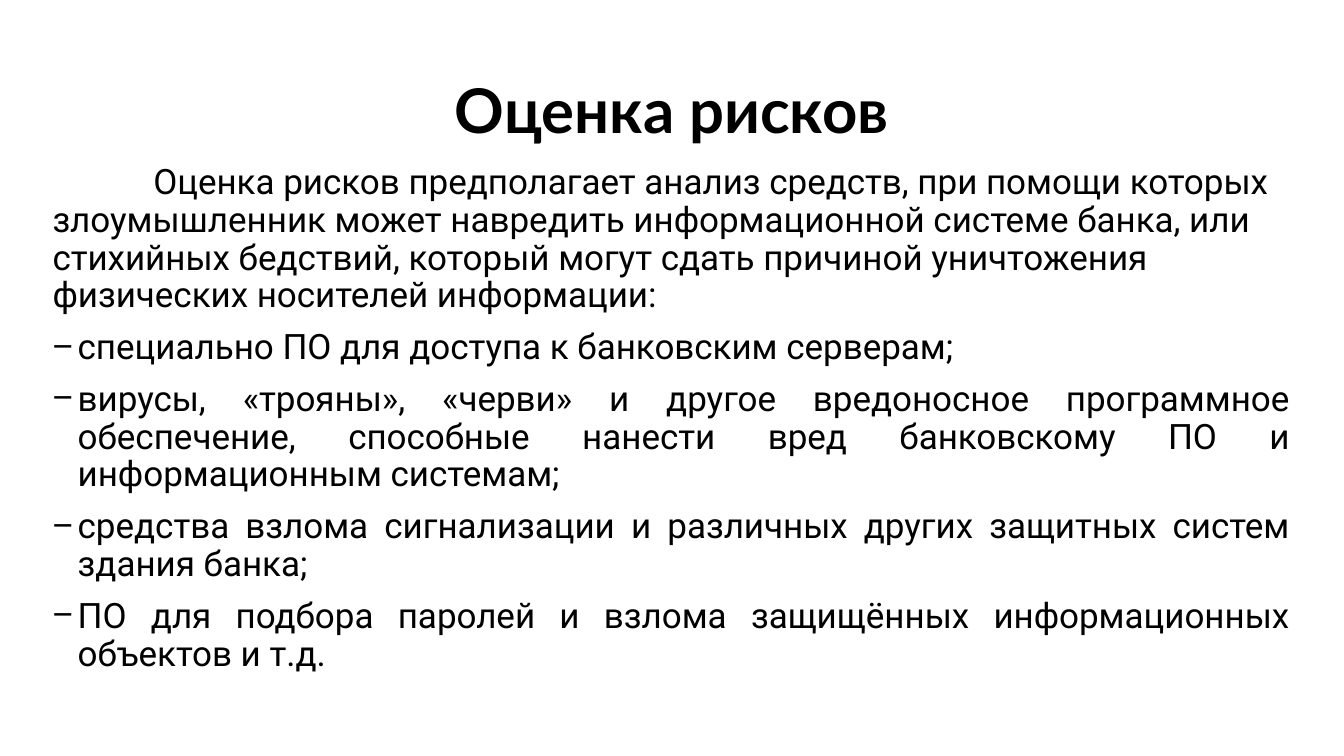
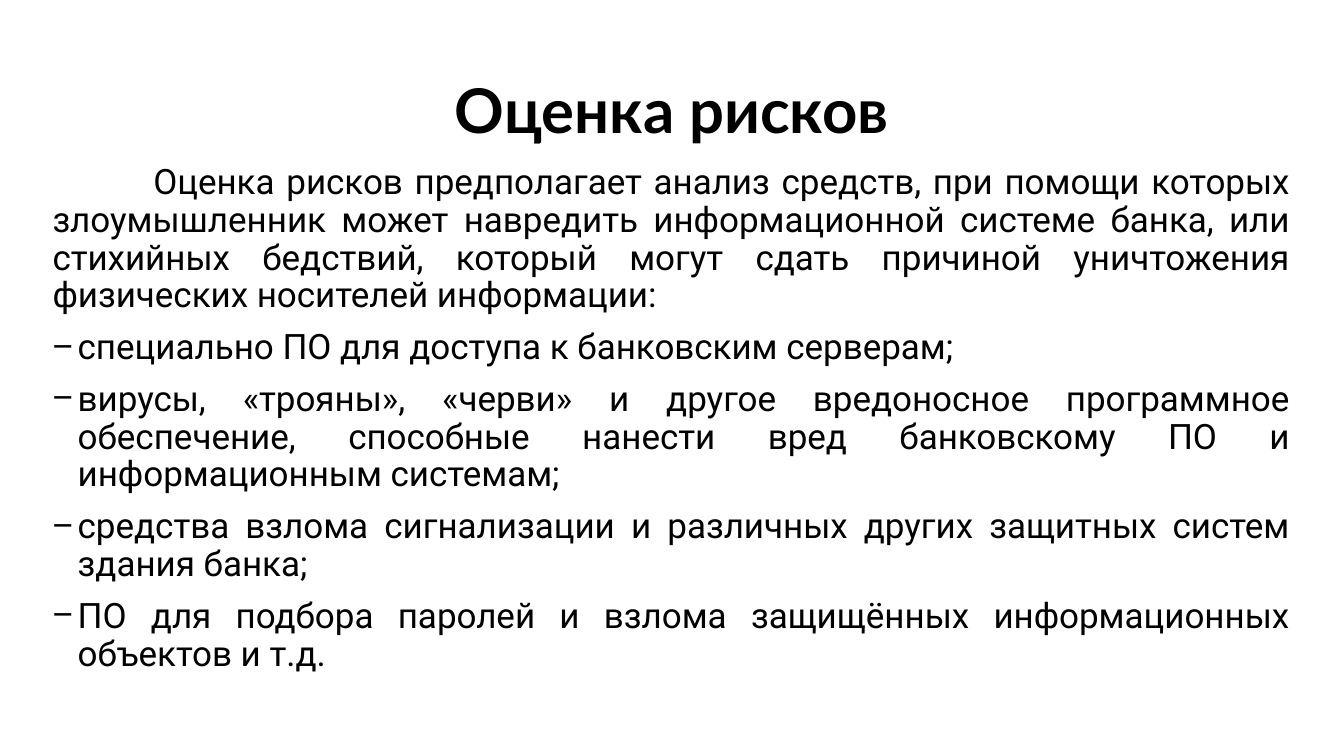
Before and after one commit to endlesslydivided/CRYPTO_3_2, a slide deck: slide 9 of Lab1/Проект политики информационной безопасности банка.pptx. Drawn at 1344x756 pixels with LibreOffice and Linux fonts; fonts in the diff are those of the drawing; background and template pictures are left out. Boxes give left, top, right and bottom in pixels: in the first picture for what was removed or moved away, otherwise in the second. Text is boxed around its words. In the diff, an @@ line names an element or a change of style, - is before the commit and + after.

```diff
--- a/Lab1/Проект политики информационной безопасности банка.pptx
+++ b/Lab1/Проект политики информационной безопасности банка.pptx
@@ text at bbox=[53, 168, 1290, 314]: alignment left to justified @@
```
Also in this commit, not shown: 2 other slides changed, 20 other files.
